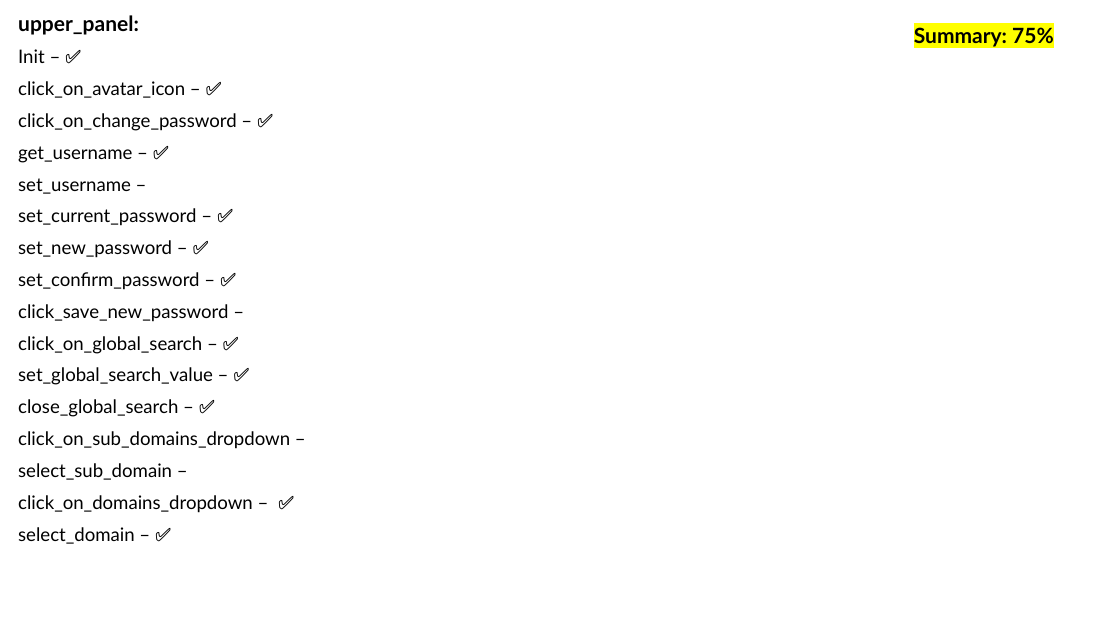
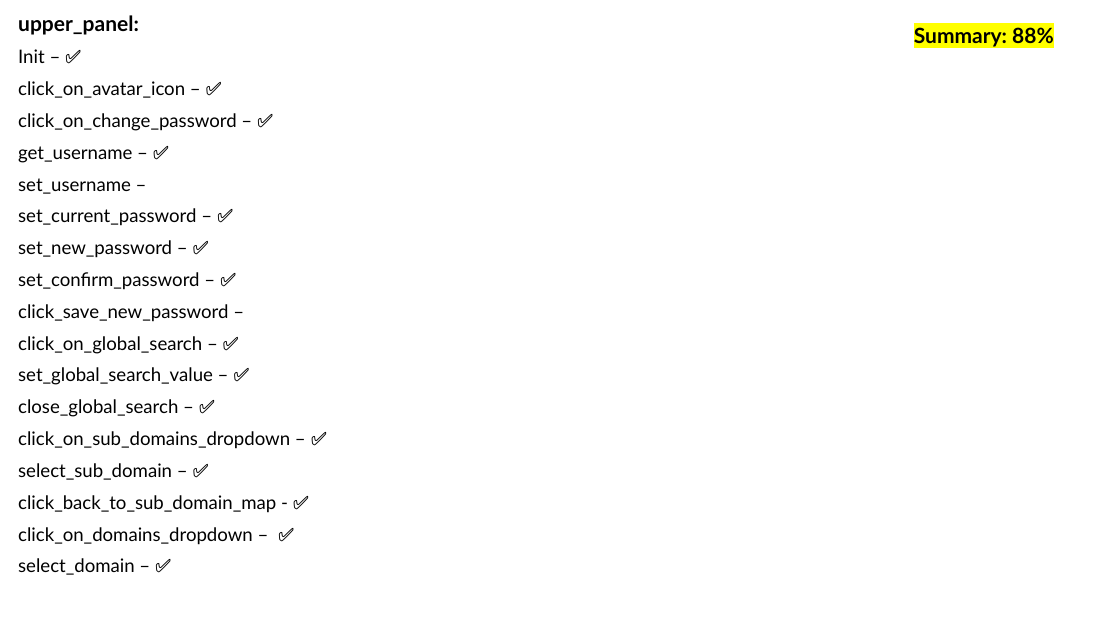
Before and after one commit to Yuval10Dahan/LightWatch_WEB, a slide deck: slide 30 of Docs/Progress_Check_Box.pptx. Drawn at 1120x630 pixels with LibreOffice and Linux fonts; fonts in the diff are those of the drawing. Boxes give left, top, right and bottom in pixels: in the first picture for what was removed or moved away, otherwise in the second. Text is boxed around its words. In the diff, an @@ line names an element or a change of style, - is before the commit and + after.

```diff
--- a/Docs/Progress_Check_Box.pptx
+++ b/Docs/Progress_Check_Box.pptx
@@ text at bbox=[914, 27, 1054, 47]: text changed @@
-Summary: 75%
+Summary: 88%
@@ subtitle at bbox=[18, 431, 290, 513]: text changed @@
-click_on_sub_domains_dropdown –
-select_sub_domain –
+click_on_sub_domains_dropdown – ✅
+select_sub_domain – ✅
+click_back_to_sub_domain_map - ✅
```
Also in this commit, not shown: 2 other slides changed, 32 other files.
